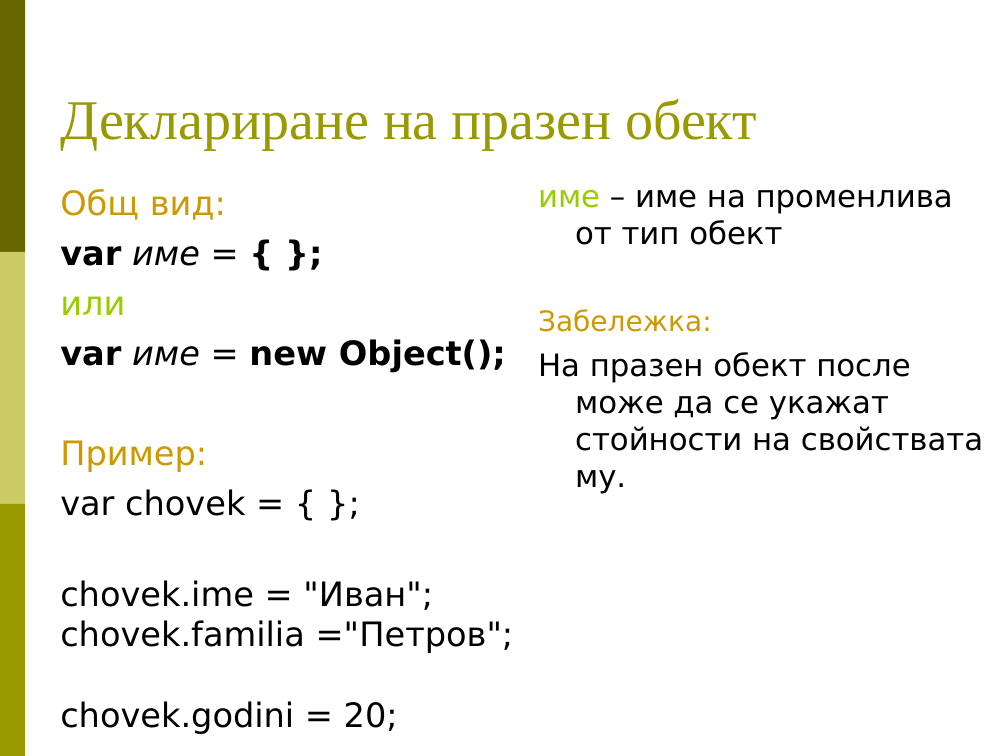
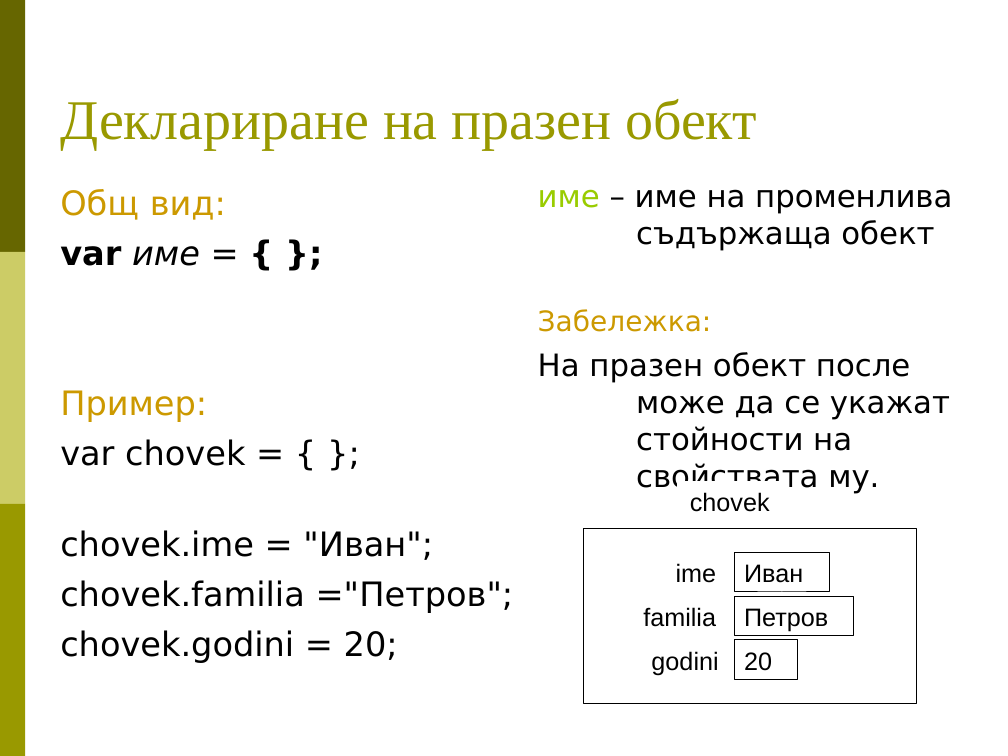
Before and after one commit to BG-IT-Edu/Free-Content, a slide deck: slide 4 of dmanolov/Информатика 8 клас (JavaScript)/04.Въведение в програмирането/10.Обекти.ppt. Drawn at 1008x756 pixels with LibreOffice and Linux fonts; fonts in the diff are those of the drawing. Boxes give left, top, right and bottom in pixels: in the first picture for what was removed or moved away, otherwise in the second. Text is boxed around its words. In the diff, an @@ line names an element or a change of style, - is before the commit and + after.

```diff
--- a/dmanolov/Информатика 8 клас (JavaScript)/04.Въведение в програмирането/10.Обекти.ppt
+++ b/dmanolov/Информатика 8 клас (JavaScript)/04.Въведение в програмирането/10.Обекти.ppt
@@ text at (538, 189, 952, 251): text changed @@
-име – име на променлива от тип обект
+име – име на променлива
+съдържаща обект
@@ text at (60, 296, 506, 372): paragraphs removed @@
-или
-var име = new Object();
@@ text at (538, 309, 950, 494): indent changed @@
@@ rectangle added at (677, 481, 781, 520), fill #FFFFFF, outline #FFFFFF 0.74 pt, 18 pt, text #000000 @@
+chovek
@@ text at (60, 530, 514, 663): text changed @@
-chovek.ime = "Иван";
-chovek.familia ="Петров";
-chovek.godini = 20;
+chovek.ime = "Иван";
+chovek.familia ="Петров";
+chovek.godini = 20;
@@ rectangle added at (584, 528, 917, 703), fill #FFFFFF, outline #000000 0.74 pt @@
@@ rectangle added at (622, 552, 726, 592), fill #FFFFFF, outline #FFFFFF 0.74 pt, 18 pt, text #000000 @@
+ime
@@ rectangle added at (734, 552, 830, 592), fill #FFFFFF, outline #000000 0.74 pt, 18 pt, text #000000 @@
+Иван
@@ rectangle added at (622, 596, 726, 635), fill #FFFFFF, outline #FFFFFF 0.74 pt, 18 pt, text #000000 @@
+familia
@@ rectangle added at (734, 596, 853, 635), fill #FFFFFF, outline #000000 0.74 pt, 18 pt, text #000000 @@
+Петров
@@ rectangle added at (625, 640, 729, 679), fill #FFFFFF, outline #FFFFFF 0.74 pt, 18 pt, text #000000 @@
+godini
@@ rectangle added at (734, 640, 797, 679), fill #FFFFFF, outline #000000 0.74 pt, 18 pt, text #000000 @@
+20
```
Also in this commit, not shown: 4 other slides changed, 1 other file.
